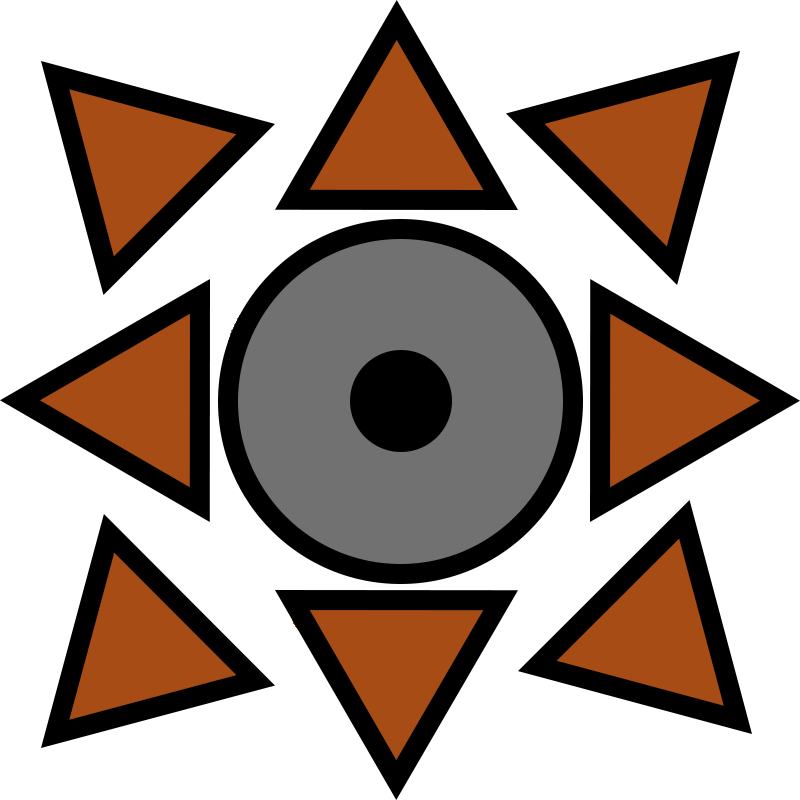
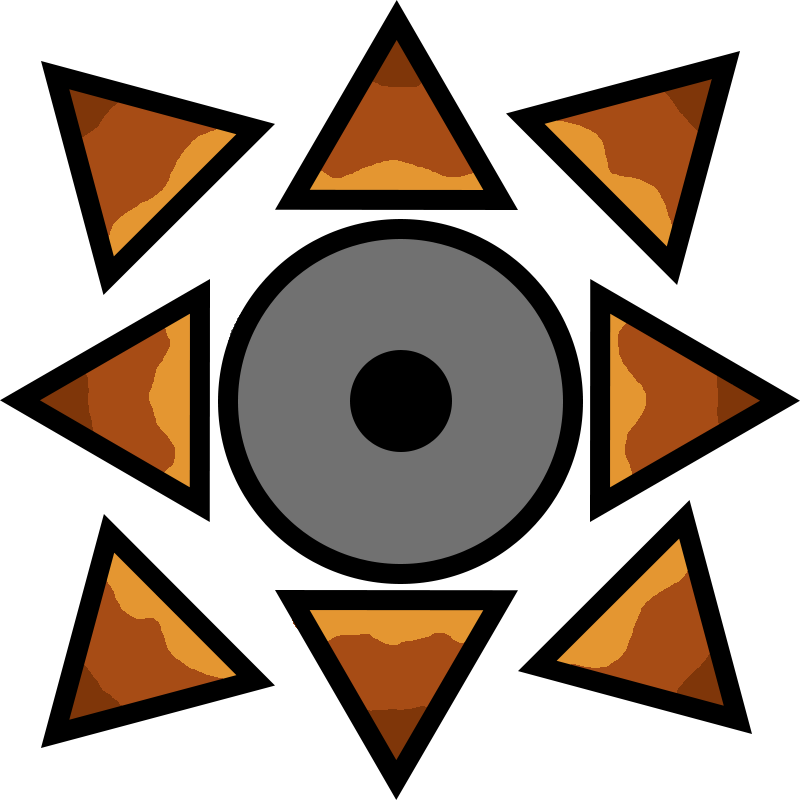
The second 800×800 image is a revision of the first. Changes to its layers:
painted on "Layer 1" over bbox(40, 40, 760, 760)
